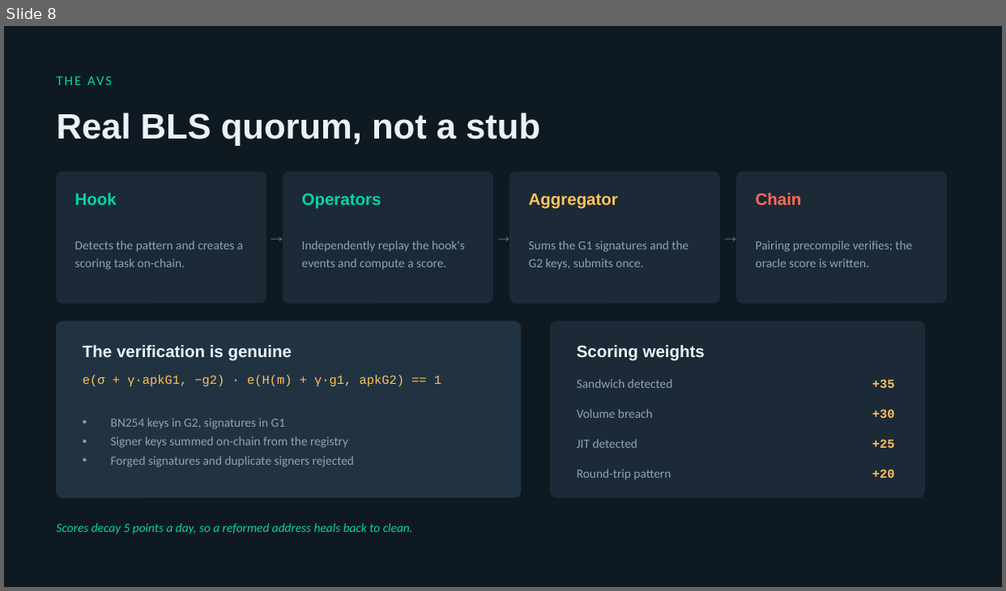
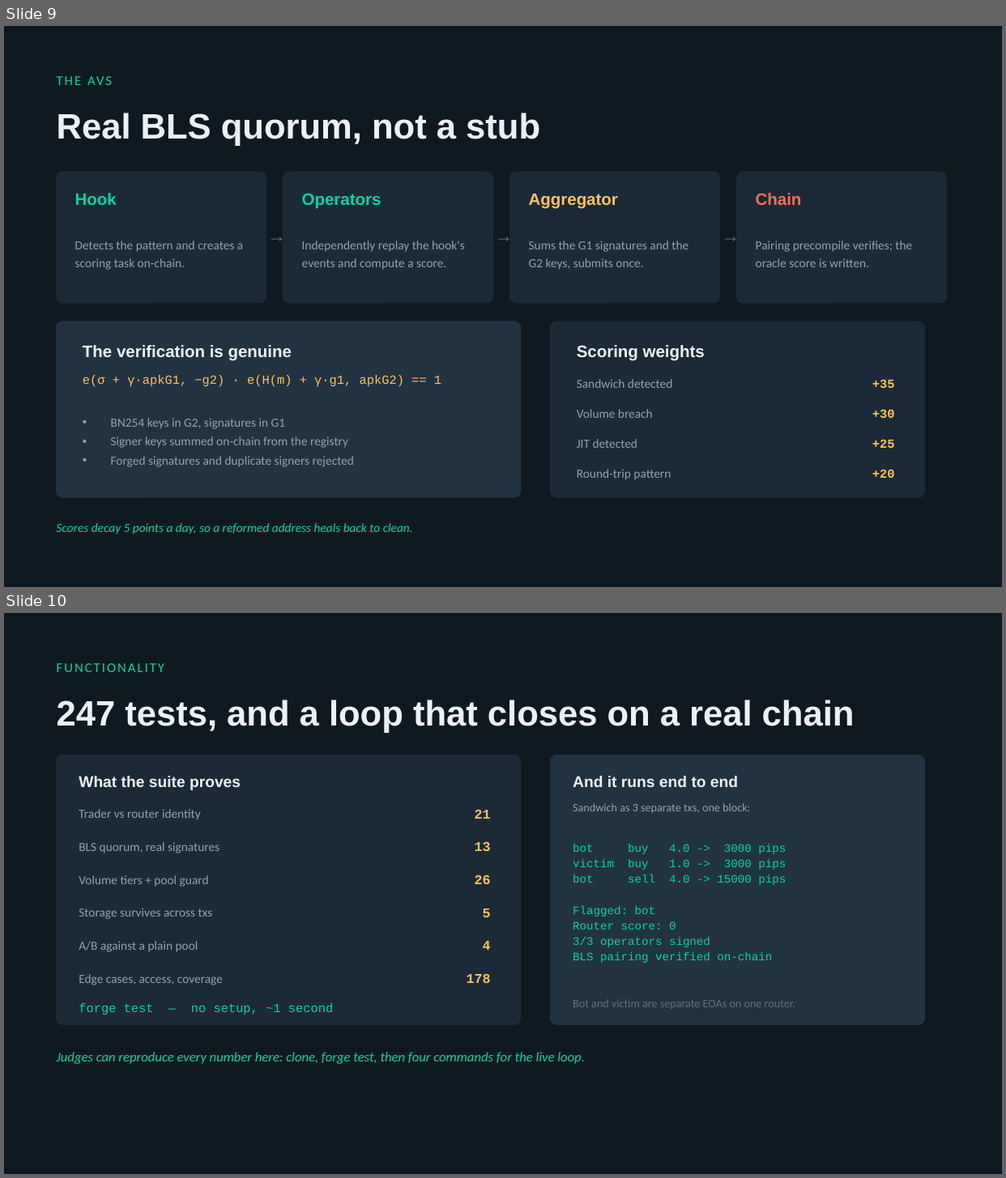
Before and after one commit to sivajialla/gradient-shield, a slide deck: GradientShield-Demo.pptx. Shown one above the other, each under a label of ours: slide 8 before the commit, slides 9 and 10 after it. The pictures are 1006x591 and 1006x1178 pixels, drawn with LibreOffice and Linux fonts; fonts in the diff are those of the drawing. Boxes give left, top, right and bottom in pixels: in the first picture for what was removed or moved away, otherwise in the second. Text is boxed around its words. In the diff, an @@ line names an element or a change of style, - is before the commit and + after.

```diff
--- a/GradientShield-Demo.pptx
+++ b/GradientShield-Demo.pptx
@@ slide 10 added at (x1=4, y1=613, x2=1002, y2=1174), background #0F1922 @@
@@ text added at (x1=57, y1=663, x2=164, y2=672), 13 pt, text #06D6A0 @@
+FUNCTIONALITY
@@ text added at (x1=57, y1=700, x2=854, y2=733), 34 pt, text #EAF2F6, bold @@
+247 tests, and a loop that closes on a real chain
@@ rounded rectangle added at (x1=57, y1=756, x2=521, y2=1024), fill #1B2A36, outline #1B2A36 1 pt @@
@@ rounded rectangle added at (x1=551, y1=756, x2=925, y2=1024), fill #213341, outline #213341 1 pt @@
@@ text added at (x1=79, y1=776, x2=241, y2=790), 15 pt, text #EAF2F6, bold @@
+What the suite proves
@@ text added at (x1=573, y1=776, x2=738, y2=787), 15 pt, text #EAF2F6, bold @@
+And it runs end to end
@@ text added at (x1=573, y1=803, x2=750, y2=813), 11 pt, text #8FA3B0 @@
+Sandwich as 3 separate txs, one block:
@@ text added at (x1=79, y1=809, x2=201, y2=820), 12 pt, text #8FA3B0 @@
+Trader vs router identity
@@ text added at (x1=475, y1=810, x2=491, y2=819), 13 pt, text #FFC15E, bold @@
+21
@@ text added at (x1=79, y1=842, x2=219, y2=854), 12 pt, text #8FA3B0 @@
+BLS quorum, real signatures
@@ text added at (x1=475, y1=842, x2=491, y2=851), 13 pt, text #FFC15E, bold @@
+13
@@ text added at (x1=573, y1=844, x2=786, y2=963), 11 pt, text #06D6A0 @@
+bot buy 4.0 -> 3000 pips
+victim buy 1.0 -> 3000 pips
+bot sell 4.0 -> 15000 pips
+Flagged: bot
+Router score: 0
+3/3 operators signed
+BLS pairing verified on-chain
@@ text added at (x1=79, y1=875, x2=209, y2=887), 12 pt, text #8FA3B0 @@
+Volume tiers + pool guard
@@ text added at (x1=475, y1=875, x2=491, y2=884), 13 pt, text #FFC15E, bold @@
+26
@@ text added at (x1=79, y1=908, x2=213, y2=919), 12 pt, text #8FA3B0 @@
+Storage survives across txs
@@ text added at (x1=483, y1=909, x2=491, y2=918), 13 pt, text #FFC15E, bold @@
+5
@@ text added at (x1=79, y1=941, x2=198, y2=952), 12 pt, text #8FA3B0 @@
+A/B against a plain pool
@@ text added at (x1=483, y1=941, x2=491, y2=950), 13 pt, text #FFC15E, bold @@
+4
@@ text added at (x1=79, y1=974, x2=223, y2=986), 12 pt, text #8FA3B0 @@
+Edge cases, access, coverage
@@ text added at (x1=467, y1=974, x2=491, y2=983), 13 pt, text #FFC15E, bold @@
+178
@@ text added at (x1=573, y1=1000, x2=795, y2=1009), 11 pt, text #5D717E @@
+Bot and victim are separate EOAs on one router.
@@ text added at (x1=79, y1=1003, x2=333, y2=1015), 12 pt, text #06D6A0 @@
+forge test — no setup, ~1 second
@@ text added at (x1=57, y1=1052, x2=585, y2=1064), 13 pt, text #06D6A0, italic @@
+Judges can reproduce every number here: clone, forge test, then four commands for the live loop.
@@ what was slide 8 is now slide 9 @@
```
Also in this commit, not shown: 1 slide changed, 2 other slides added, 2 slides removed, 2 other files.
